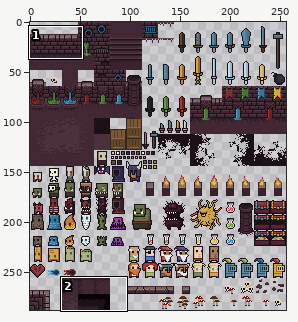
Sprite sheet, stored at res/0x72_16x16DungeonTileset.v4.png. Above, an overview of the earlier version with the close-up marked.
Close-up. Before the commit:
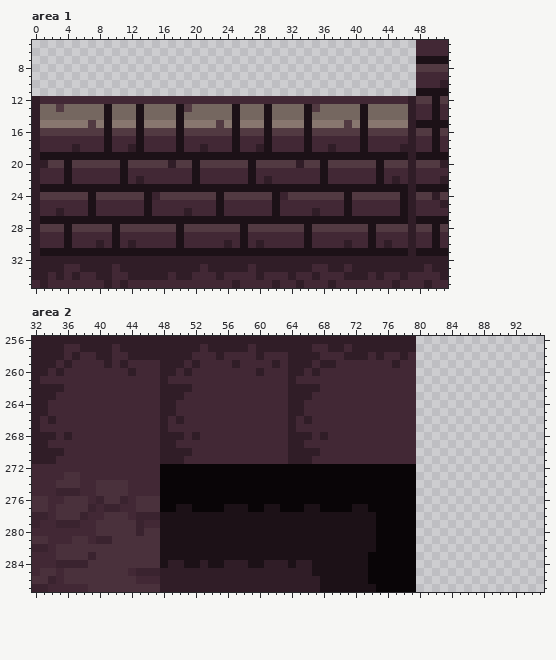
The file is 256x288 pixels. Colours within 5 levels of each other are drawn and written as one. Shown: area 1: x 0..51, y 5..35; area 2: x 32..95, y 256..287.
Now the later version:
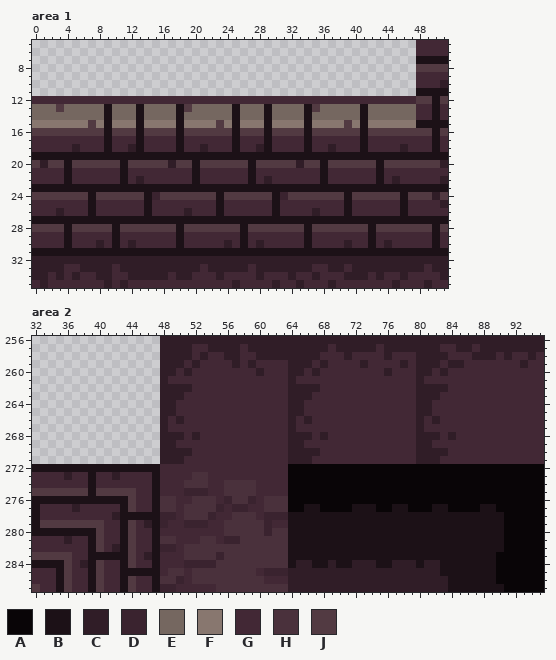
Palette (. is transparent): A #090507  B #1c1117  C #301d27  D #3a232f  E #756760  F #88776f  G #422835  H #4a313c  J #523a42
Change:
Changed rows in their new state; - is an unchanged pixel.
Area 1:
first column x 0:
12 G----------------------------------------------G
13 E----------------------------------------------E
14 E----------------------------------------------E
15 F----------------------------------------------F
16 J----------------------------------------------J
17 G----------------------------------------------G
18 G----------------------------------------------G
19 B----------------------------------------------B
20 J----------------------------------------------J
21 G----------------------------------------------G
22 G----------------------------------------------G
23 B----------------------------------------------B
24 J----------------------------------------------J
25 G----------------------------------------------G
26 G----------------------------------------------G
27 B----------------------------------------------B
28 J----------------------------------------------J
29 G----------------------------------------------G
30 G----------------------------------------------G
31 B----------------------------------------------B
Area 2:
first column x 32:
256 ................--------------------------------CCCCCCCCCCCCCCCC
257 ................----G-----GC-------CCG-C---G----CCCGGCCGCCCCCCCC
258 ................-----C-GCC---CCC--------GG-GC-G-CCCCGGGCCCGCGGCG
259 ................-----------C--G------G---C---GC-CCCGCCGGGGGGGCGG
260 ................----------------------------C---CCGCGGGGGGGGGGGG
261 ................--------------------------------CGGGGGGGGGGGGGGG
262 ................--------------------------------CCCCGGGGGGGGGGGG
263 ................--------------------------------CCCGGGGGGGGGGGGG
264 ................--------------------------------CCGGGGGGGGGGGGGG
265 ................--------------------------------CCGGGGGGGGGGGGGG
266 ................--------------------------------CGCGGGGGGGGGGGGG
267 ................--------------------------------CGGGGGGGGGGGGGGG
268 ................--------------------------------CCCGCGGGGGGGGGGG
269 ................--------------------------------CCGGGGGGGGGGGGGG
270 ................--------------------------------CCCCGGGGGGGGGGGG
271 ................--------------------------------CCCGGGGGGGGGGGGG
272 BBBBBBBBBBBBBBBBGGGGGGGGGGGGGGGG----------------AAAAAAAAAAAAAAAA
273 ----CG-B--C----BGGGGHHGGGGGGGGGG----------------AAAAAAAAAAAAAAAA
274 ---GGG-BGGGG---BGGGHHHGGHHHHGGGG----------------AAAAAAAAAAAAAAAA
275 JJJJJJJBJJJJJ--BGGGDDDGGHHHHGGGG----------------AAAAAAAAAAAAAAAA
276 BBBBBBBBBBBBJGGBHHGGHHHGDHHDGHHH----------------AAAAAAAAAAAAAAAA
277 BG-GGCGG-GGBJGGBHHGHHHHDGDDGGHHH----------B--BB-AABBAAAABBAAAAAA
278 BG-GGGG--GCBBBBBDDGHHHDGGHHHGDDD-----------BBBBBBBBBBBBBBBBAAAAA
279 BJJJJJJJJGGBJGCBDGGDDDGGHHHHHDGG-----------BBBBBBBBBBBBBBBBAAAAA
280 BBBBBBBBJGGBJGGBGGGGGGGGHHHHHDHH-----------BBBBBBBBBBBBBBBBAAAAA
281 GG--CGGBJGGBJGGBHHGGGHHGDDHHHHHH-----------BBBBBBBBBBBBBBBBAAAAA
282 GG-GGGGBJGCBJGGBDDGHHHHHHHHHHHHH-----------BBBBBBBBBBBBBBBBAAAAA
283 JJJJJGGBBBBBJGCBGGGHHHHDHHHHHHHH----------BBBBBBBBBBBBBBBBAAAAAA
284 BBBBJGCBJGGBJGGBGGGDDDDHHHHHHHHH-----C--CCCBBCCCBCCBBBBBBBAAAAAA
285 -GGBJGGBJGGBBBBBGHHGHHHHHHHHGDDD---CCCCCCCCCCCCCCCCBBBBBBBAAAAAA
286 GGGBJGGBJGGBJ--BHHDGHHHHHHHHHGGG----CCCCCCCCCCCCCCCCBBBBBBAAAAAA
287 JG-BJ--BJGGBJGGBDDGGGGGHHHHHHHHH----CCCCCCCCCCCCCCCCBBBBBBBAAAAA
Boxes around the changes in both close-ups, in picture pixels (x1, y1, x2, y2):
changed: (32, 96, 40, 256)
changed: (408, 96, 416, 256)
changed: (32, 336, 544, 592)
